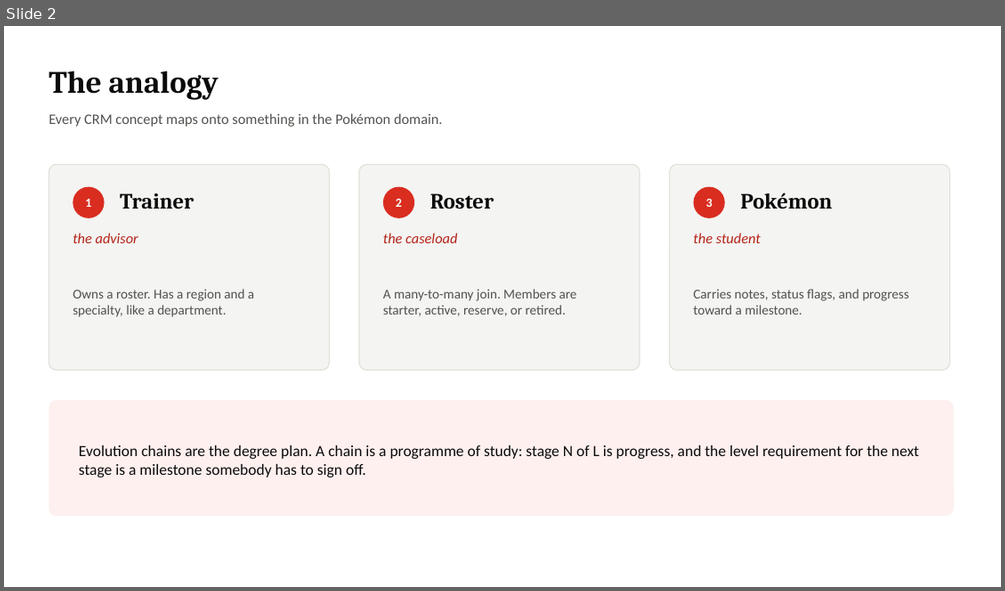
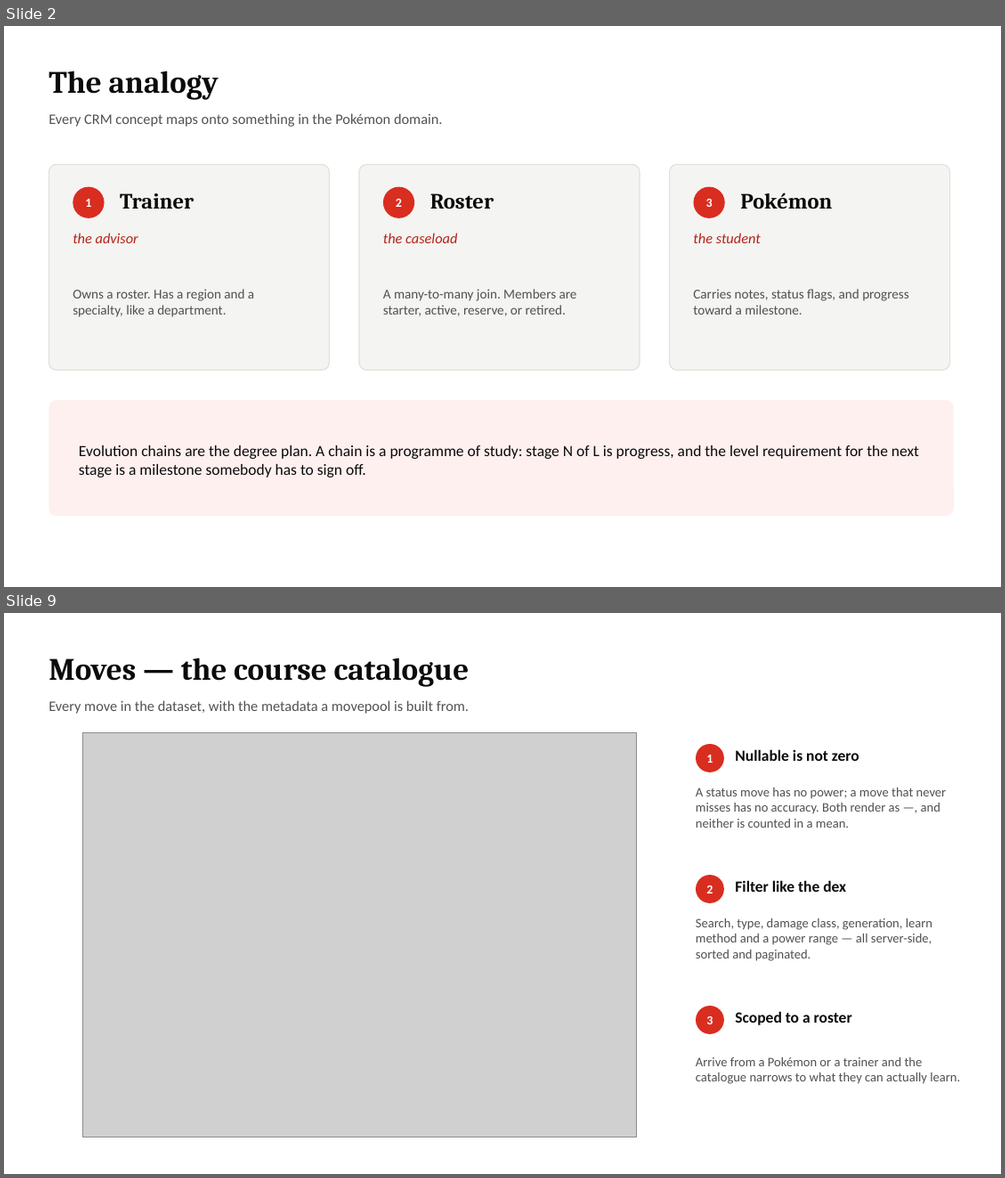
Before and after one commit to ethandbard/pokemon-crm, a slide deck: docs/Pokemon-CRM-demo.pptx. Shown one above the other, each under a label of ours: slide 2 before the commit, slides 2 and 9 after it; the slides between them are not shown. The pictures are 1005x591 and 1005x1178 pixels, drawn with LibreOffice and Linux fonts; fonts in the diff are those of the drawing; grey boxes stand for pictures. Boxes give left, top, right and bottom in pixels: in the first picture for what was removed or moved away, otherwise in the second. Text is boxed around its words. In the diff, an @@ line names an element or a change of style, - is before the commit and + after.

```diff
--- a/docs/Pokemon-CRM-demo.pptx
+++ b/docs/Pokemon-CRM-demo.pptx
@@ slide 9 added at box(4, 613, 1001, 1174), background #FFFFFF @@
@@ text added at box(48, 657, 469, 687), 30 pt, text #0B0B0B, bold @@
+Moves — the course catalogue
@@ text added at box(48, 700, 469, 714), 14 pt, text #52514E @@
+Every move in the dataset, with the metadata a movepool is built from.
@@ picture added at box(82, 732, 637, 1136) @@
@@ ellipse added at box(696, 744, 724, 772), fill #D92D20 @@
@@ text added at box(706, 755, 712, 763), 12 pt, text #FFFFFF, bold @@
+1
@@ text added at box(735, 749, 859, 761), 15 pt, text #0B0B0B, bold @@
+Nullable is not zero
@@ text added at box(696, 787, 947, 827), 12.5 pt, text #52514E @@
+A status move has no power; a move that never misses has no accuracy. Both render as —, and neither is counted in a mean.
@@ ellipse added at box(696, 875, 724, 903), fill #D92D20 @@
@@ text added at box(706, 885, 712, 893), 12 pt, text #FFFFFF, bold @@
+2
@@ text added at box(735, 880, 846, 892), 15 pt, text #0B0B0B, bold @@
+Filter like the dex
@@ text added at box(696, 918, 932, 961), 12.5 pt, text #52514E @@
+Search, type, damage class, generation, learn method and a power range — all server-side, sorted and paginated.
@@ ellipse added at box(696, 1005, 724, 1034), fill #D92D20 @@
@@ text added at box(735, 1011, 852, 1025), 15 pt, text #0B0B0B, bold @@
+Scoped to a roster
@@ text added at box(706, 1016, 712, 1024), 12 pt, text #FFFFFF, bold @@
+3
@@ text added at box(696, 1057, 960, 1084), 12.5 pt, text #52514E @@
+Arrive from a Pokémon or a trainer and the catalogue narrows to what they can actually learn.
```
Also in this commit, not shown: 10 slides changed, 4 other slides added, 9 other files.
